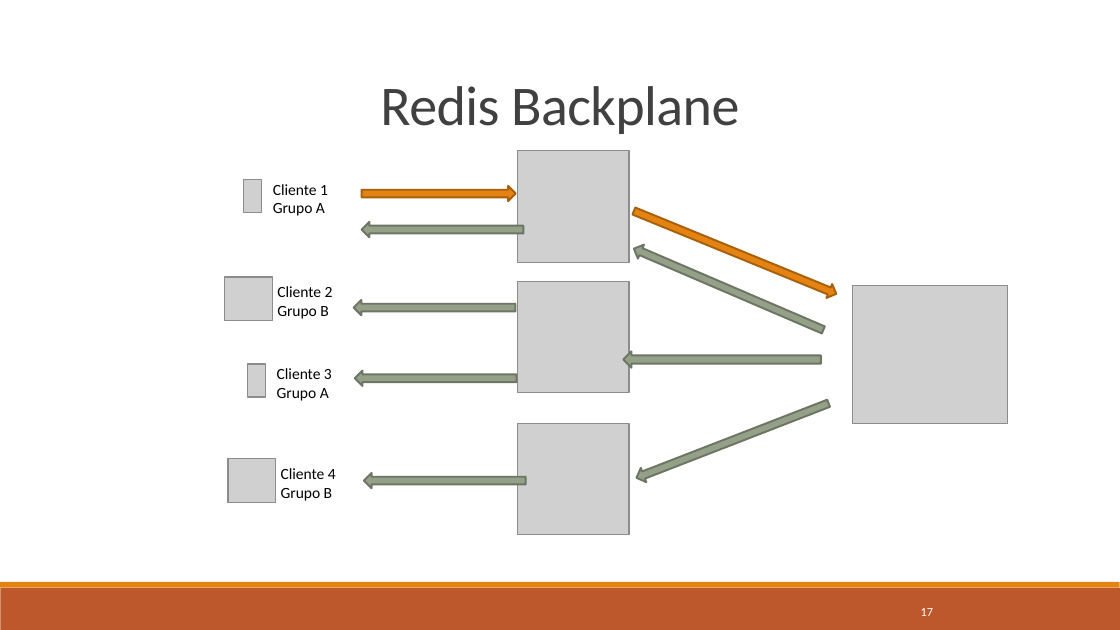
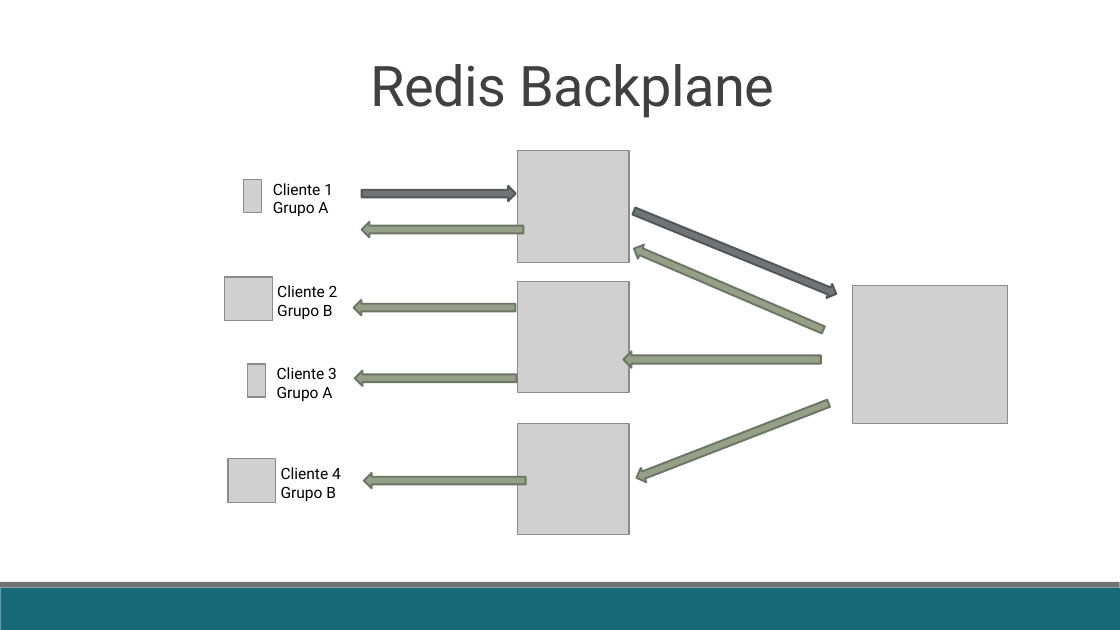
Before and after one commit to fabricioveronez/SignalR_Exemplos, a slide deck: slide 16 of docs/Apresentacao.pptx (slide 17 before the commit). Drawn at 1120x630 pixels with LibreOffice and Linux fonts; fonts in the diff are those of the drawing; grey boxes stand for pictures. Boxes give left, top, right and bottom in pixels: in the first picture for what was removed or moved away, otherwise in the second. Text is boxed around its words. In the diff, an @@ line names an element or a change of style, - is before the commit and + after.

```diff
--- a/docs/Apresentacao.pptx
+++ b/docs/Apresentacao.pptx
@@ font Calibri to Roboto in 5 elements at [277, 367, 337, 401], [281, 467, 341, 501], [273, 183, 333, 216], [277, 285, 338, 319], [371, 64, 774, 118] @@
@@ title "Redis Backplane": place and size @@
-title "Redis Backplane" at [380, 86, 739, 134]
+title "Redis Backplane" at [371, 64, 774, 118]
@@ right arrow at [362, 186, 516, 202]: fill #E48312 to #6F7577; outline #A9610D 1.25 pt to #525758 1.25 pt @@
@@ right arrow at [631, 205, 839, 301]: fill #E48312 to #6F7577; outline #A9610D 1.25 pt to #525758 1.25 pt @@
@@ rectangle at [0, 588, 1120, 630]: fill #BD582C to #186A78 @@
@@ rectangle at [0, 582, 1120, 588]: fill #E48312 to #6F7577 @@
@@ page number removed at [921, 608, 933, 616] @@
-17
```
Also in this commit, not shown: 17 other slides changed, 2 slides removed.
